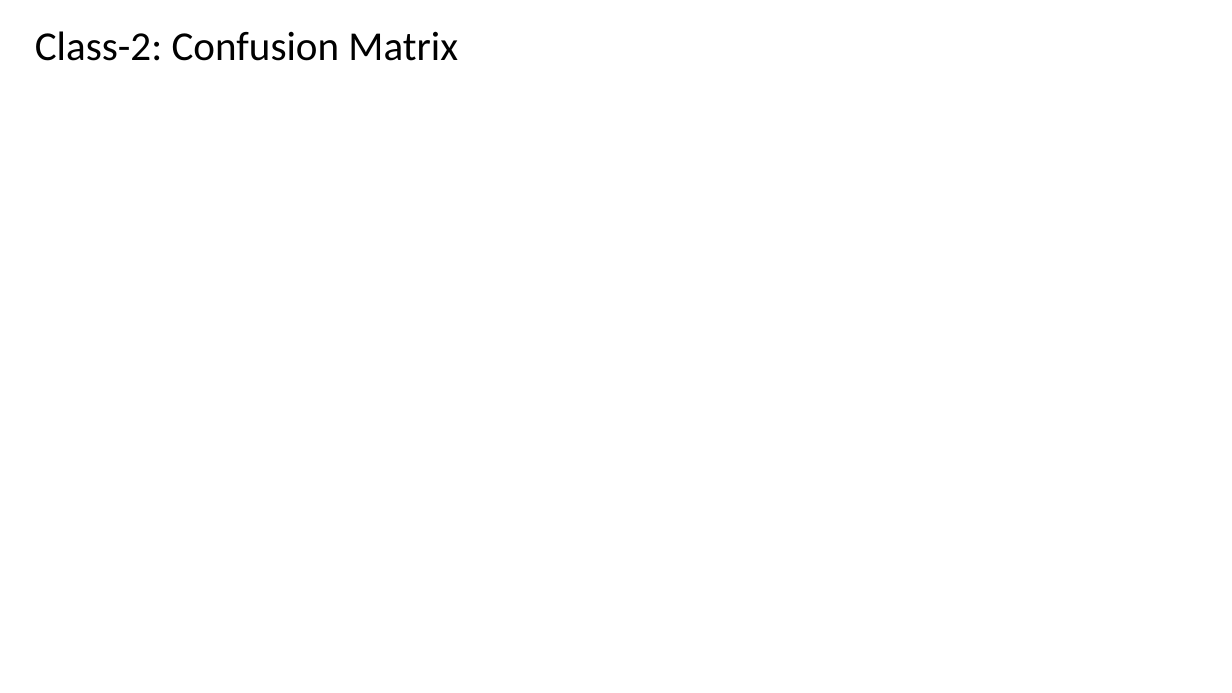
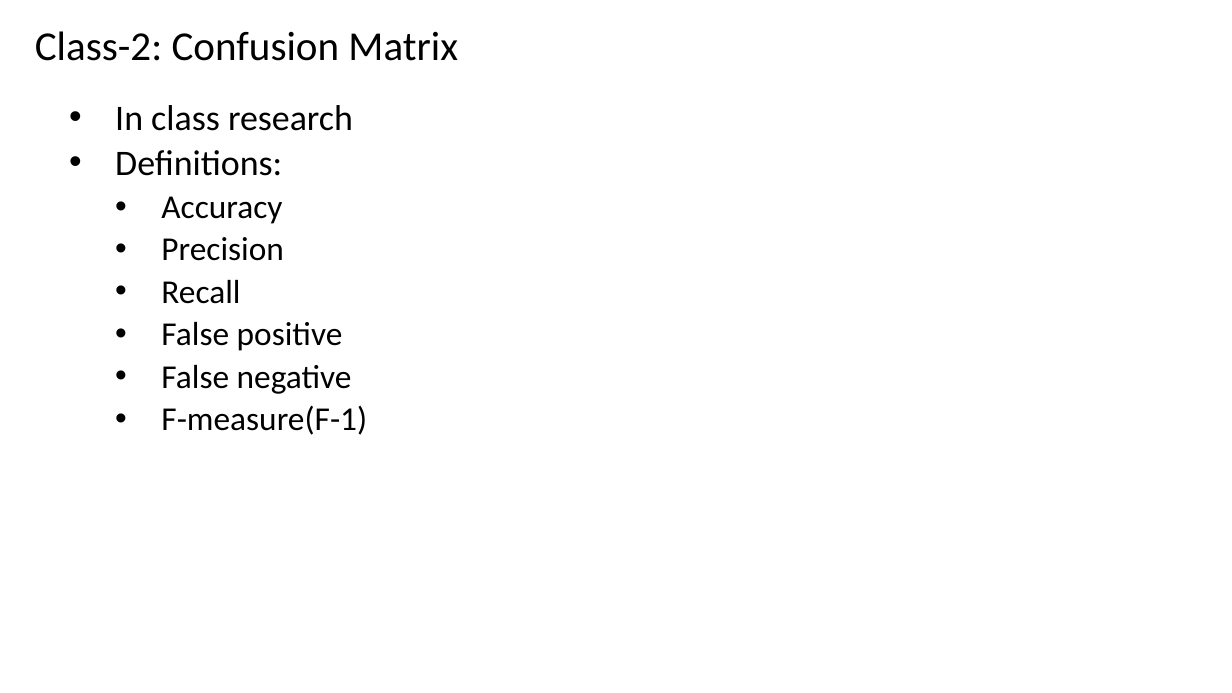
Before and after one commit to renshan2/accesspy, a slide deck: slide 19 of AI-ML-DL/Machine Learning.pptx (slide 12 before the commit). Drawn at 1232x693 pixels with LibreOffice and Linux fonts; fonts in the diff are those of the drawing. Boxes give left, top, right and bottom in pixels: in the first picture for what was removed or moved away, otherwise in the second. Text is boxed around its words. In the diff, an @@ line names an element or a change of style, - is before the commit and + after.

```diff
--- a/AI-ML-DL/Machine Learning.pptx
+++ b/AI-ML-DL/Machine Learning.pptx
@@ subtitle added at (115, 105, 367, 435), 26 pt, text #000000 @@
+  • In class research
+  • Definitions:
+    • Accuracy
+    • Precision
+    • Recall
+    • False positive
+    • False negative
+    • F-measure(F-1)
```
Also in this commit, not shown: 7 other slides changed, 8 slides added, 4 other files.
